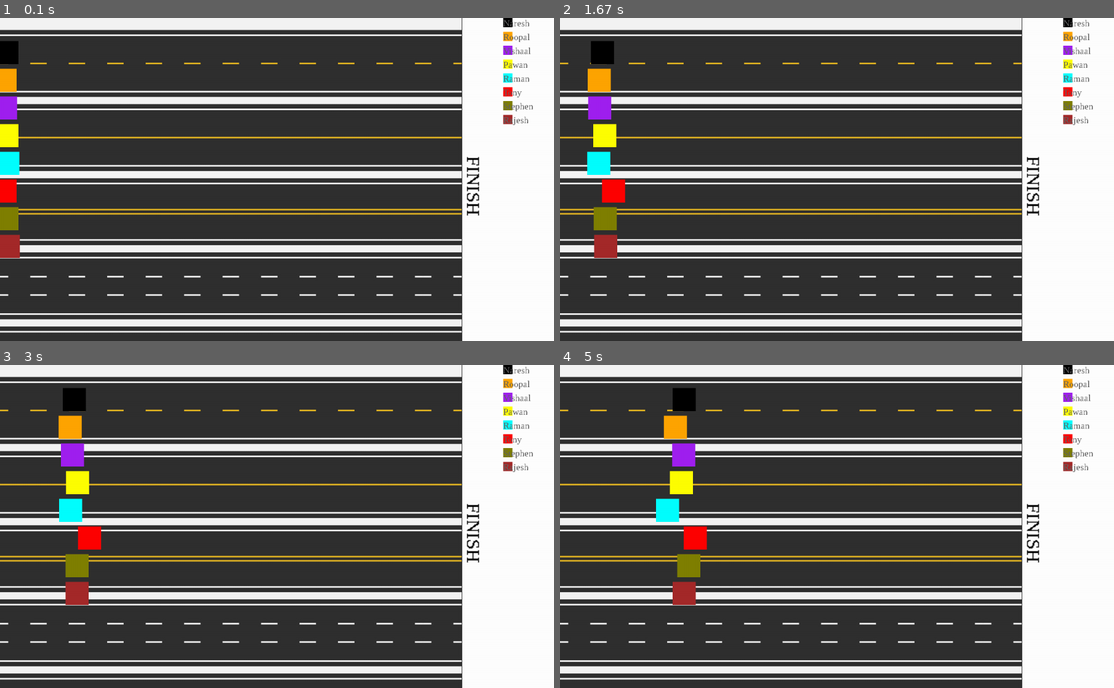
Above: before the commit, frames 1-4 (two rows, left to right).
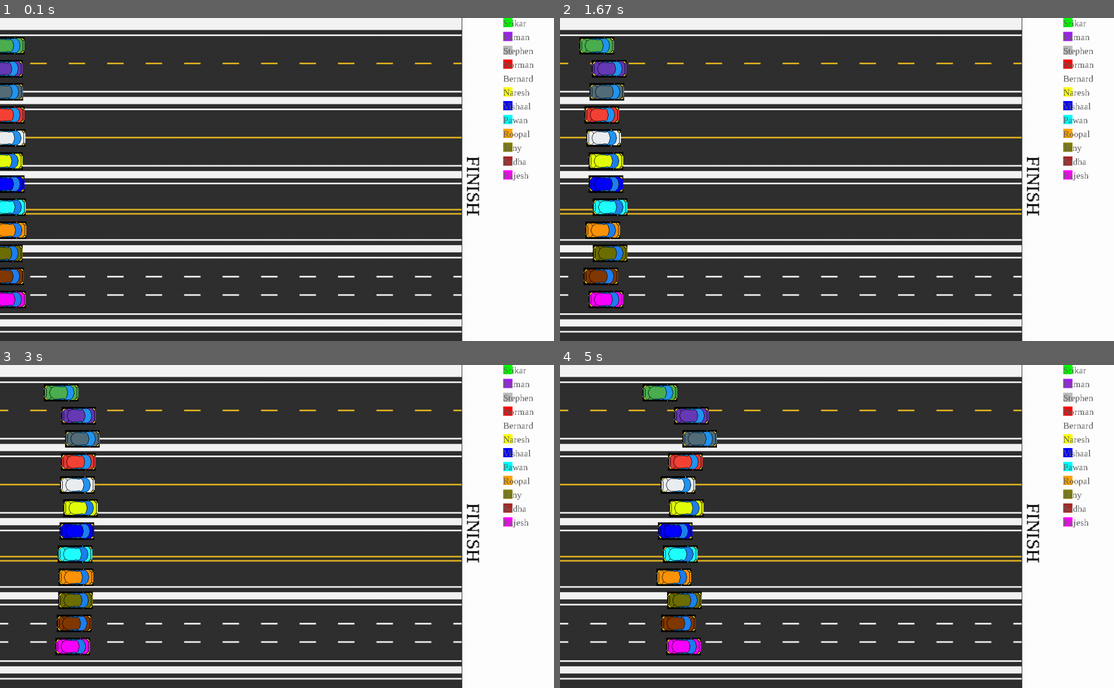
Above: after the commit, the same moments.

Repository: gilgamesh7/pygame_person_selector
Game: pygame game, started from app.py
The game is run twice, just before and just after one commit, with the same random seed, the same clock (stepped at 60 frames per second) and the same inputs.
Inputs:
- Up to frame 1 (0.1 s): no input
- Up to frame 2 (1.67 s): no input
- Up to frame 3 (3 s): no input
- Up to frame 4 (5 s): no input

The runs differ from the first frame. In frame 1, 4.3% of the frame differs, in the area x 0-97%, y 0-90%; in frame 2, 5.6%; in frame 3, 5.8%; in frame 4, 6.2%, in the area x 14-97%, y 0-90%.

Commit message:
added cars and adjusted the finish line

Diff:
--- a/app.py
+++ b/app.py
@@ -44,10 +44,10 @@
         # Set up race surface / background
         player_surfaces_list = []
         player_rectangles_list = []
-        player_colours_list = ['Black', 'Orange', 'Purple','Yellow','Cyan','Red','Olive','Brown']
-        player_names_list = ['Tony','Naresh','Pawan','Rajesh','Roopal','Stephen','Vishaal','Raman']
-        # player_colours_list = ['Red', 'Black', 'Orange', 'Purple','Yellow','Magenta','Gray','Cyan','White','Violet','Olive','Brown']
-        # player_names_list = ['Bernard','Tony','Naresh','Norman','Pawan','Rajesh','Roopal','Srikar','Stephen','Sudha','Vishaal','Raman']
+
+        player_colours_list = ['green', 'purple', 'grey', 'red','white','yellow', 'blue','cyan','orange', 'olive','brown','magenta']
+        #player_names_list = ['Tony','Naresh','Pawan','Rajesh','Roopal', 'Bernard']
+        player_names_list = ['Bernard','Tony','Naresh','Norman','Pawan','Rajesh','Roopal','Srikar','Stephen','Sudha','Vishaal','Raman']
 
         # assign colours to players
         players_table_surfaces_list = []
@@ -76,16 +76,18 @@
             table_y_position += 30
 
         # generate racers
-        player_y_pos = 75
+        player_y_pos = 60
         for colour in player_colours_list :
-            player_surface = pygame.Surface((50,50))
-            player_surface.fill(colour)
+            player_surface = pygame.Surface((75,38))
+            carImage = pygame.image.load("images/"+colour+"-car.png").convert()
+            player_surface.blit(carImage,(0,0))
+            #player_surface.fill(colour)
             player_rectangle = player_surface.get_rect(center=(10,player_y_pos))
 
             player_surfaces_list.append(player_surface)
             player_rectangles_list.append(player_rectangle)
 
-            player_y_pos += 60
+            player_y_pos += 50
 
 
         # Set up timer
@@ -124,6 +126,7 @@
 
             # blit - Block Image Transfer i.e put a regular surface on top of display surface
             roadImage = pygame.image.load("images/road-asphalt-highway-street-marking-horizontal-vector-21645745.jpeg").convert()
+            #screen.blit(race_surface,(0,0))
             screen.blit(race_surface,(0,0))
             screen.blit(roadImage,(0,0))
             screen.blit(race_finish_surface,(1000,300))
@@ -136,7 +139,7 @@
                 screen.blit(players_name_surfaces_list[i],(players_table_rectangles_list[i].x, players_table_rectangles_list[i].y))
 
             for i in range(0,len(player_surfaces_list)):
-                if player_rectangles_list[i].x < 950 :
+                if player_rectangles_list[i].x < 925 :
                     player_rectangles_list[i].x += current_speed[i]
                 else :
                     winner_rectangle.center = player_rectangles_list[i].center
Binary file added: images/blue-car.png
Binary file added: images/brown-car.png
Binary file added: images/cyan-car.png
Binary file added: images/grass.jpg
Binary file added: images/green-car.png
Binary file added: images/grey-car.png
Binary file added: images/magenta-car.png
Binary file added: images/olive-car.png
Binary file added: images/orange-car.png
Binary file added: images/purple-car.png
Binary file added: images/red-car.png
Binary file added: images/white-car.png
(and 1 more such lines)
